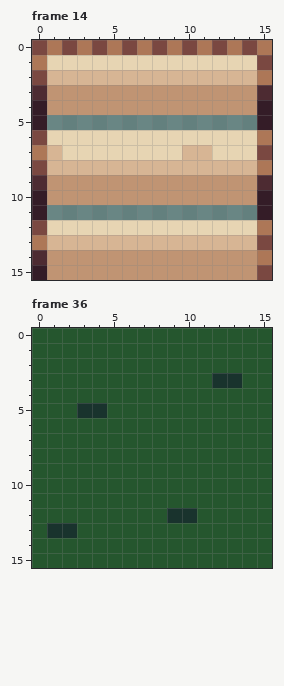
Pixel-art file, stored at DavisGGJ2023/Assets/ArtDev/TileSet/Tiles_GGJ.aseprite. The first picture shows the starting point.
16x16 pixels, 41 frames. Colours within 5 levels of each other are drawn and written as one. Shown: frame 14, frame 36. The commit also changed other frames, which this record leaves out.
Now the later version:
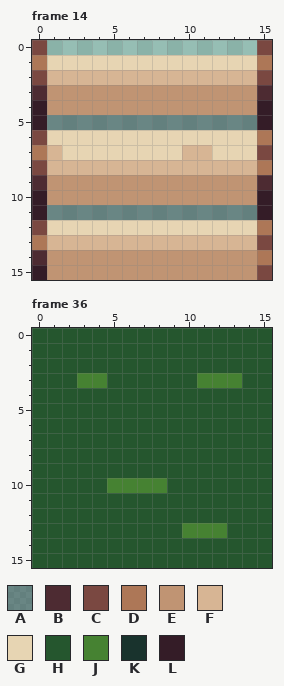
Palette (. is transparent): A #394a507b  B #4d2b32  C #7a4841  D #ad7757  E #c09473  F #d7b594  G #e7d5b3  H #25562e  J #468232  K #19332d  L #341c27
Changes in this commit:
Changed rows in their new state; - is an unchanged pixel.
Frame 14, layer "Layer 1":
first column x 1:
 0 ..............C
 1 --------------D
 2 --------------C
Frame 36, layer "Layer 1":
first column x 3:
 3 JJ------JJJ
 5 HH---------
first column x 1:
10 ----JJJJ----
12 --------HH--
13 HH-------JJJ
Where, in picture pixels (left, top, right, bottom), the same in both pictures:
changed: (47, 40, 272, 85)
changed: (77, 373, 107, 418)
changed: (197, 373, 242, 388)
changed: (47, 478, 227, 538)
